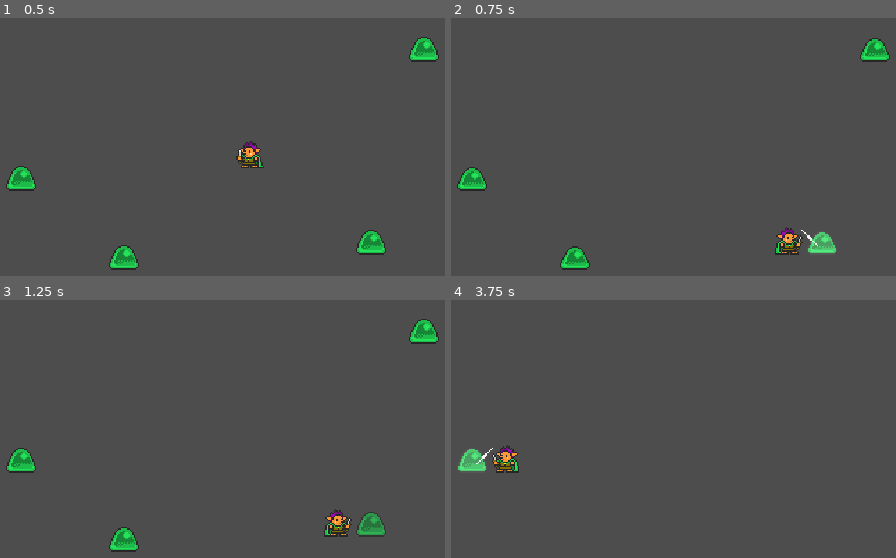
Above: before the commit, frames 1-4 (two rows, left to right).
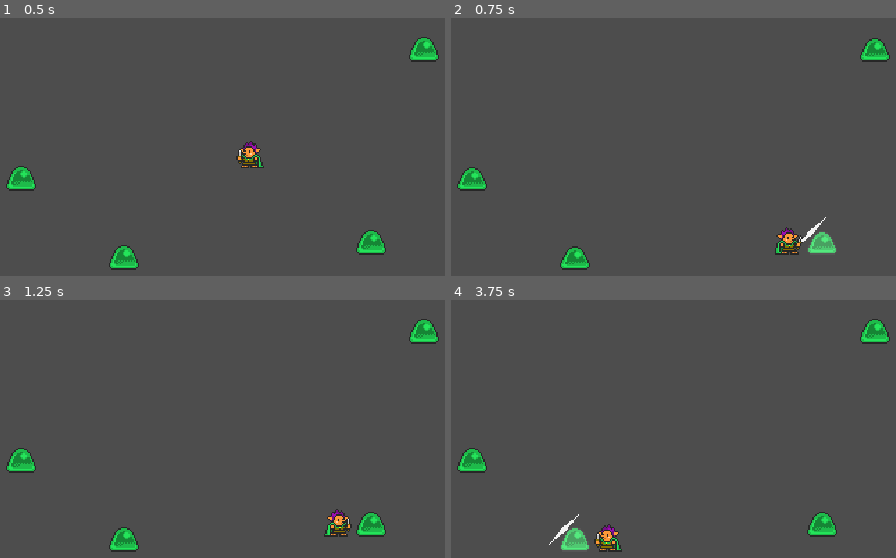
Above: after the commit, the same moments.

Repository: nuzcraft/beat-m-up
Game: Godot game, scene res://scenes/world/world.tscn
Two runs of this game, one before a commit and one after it. Both use one fixed random seed, a clock stepped at 60 frames per second and the inputs below.
Inputs:
- Up to frame 1 (0.5 s): no input
- Up to frame 2 (0.75 s): tap Enter at 0.5 s; hold Right (ui_right) from 0.53 s (still down)
- Up to frame 3 (1.25 s): keep holding Right (ui_right)
- Up to frame 4 (3.75 s): release Right (ui_right) at 1.28 s; hold Left (ui_left) 1.28-2.03 s; hold Right (ui_right) 2.03-3.53 s; hold Left (ui_left) from 3.53 s (still down)

Frame 1 is identical in both runs. In frame 2, 0.1% of the frame differs, in the area x 78-85%, y 77-89%; in frame 3, 0.5%; in frame 4, 2.9%, in the area x 1-99%, y 7-98%.

Commit message:
starting adding effects for attacks

Diff:
--- a/scenes/actor/actor.gd
+++ b/scenes/actor/actor.gd
@@ -5,14 +5,15 @@
 @onready var attackSprite: AnimatedSprite2D = $AttackSprite
 @onready var animationPlayer: AnimationPlayer = $AnimationPlayer
 
+@export var health: int
 var dead: bool = false
 
 func _ready():
 	pass
 
-# Called every frame. 'delta' is the elapsed time since the previous frame.
 func _process(delta):
-	pass
+	if dead:
+		die()
 
 func flip_h(b: bool):
 	characterSprite.flip_h = b
@@ -23,11 +24,14 @@
 		attackSprite.position.x *= -1
 
 func attack():
-	characterSprite.play("attack")
-	attackSprite.play("attack")
+#	characterSprite.play("attack")
+#	attackSprite.play("attack")
+	pass
 
 func take_damage():
-	dead = true
+	health -= 1
+	if health <= 0:
+		dead = true
 	animationPlayer.play("take_damage")
 
 func _on_attack_sprite_animation_finished():
@@ -35,8 +39,9 @@
 		characterSprite.play("idle")
 
 func _on_animation_player_animation_finished(anim_name):
-	if anim_name == "take_damage":
-		die()
+#	if anim_name == "take_damage":
+#		die()
+	pass
 
 func die():
 	var die_tween = get_tree().create_tween()
--- a/scenes/actor/actor.tscn
+++ b/scenes/actor/actor.tscn
@@ -112,6 +112,7 @@
 
 [node name="Actor" type="Node2D"]
 script = ExtResource("1_m1r0q")
+health = 3
 
 [node name="CharacterSprite" type="AnimatedSprite2D" parent="."]
 material = SubResource("ShaderMaterial_wweye")
@@ -121,6 +122,7 @@
 autoplay = "idle"
 
 [node name="AttackSprite" type="AnimatedSprite2D" parent="."]
+visible = false
 position = Vector2(-15, -12)
 sprite_frames = SubResource("SpriteFrames_mu7s2")
 animation = &"attack"
--- a/scenes/actor/enemy/enemy.gd
+++ b/scenes/actor/enemy/enemy.gd
@@ -1,2 +1,6 @@
 extends Actor
 class_name Enemy
+
+func die():
+	super()
+	remove_from_group("enemies")
--- /dev/null
+++ b/scenes/effect/effect.gd
@@ -0,0 +1,19 @@
+extends Node2D
+
+@onready var effect_sprite = $EffectSprite
+
+# Called when the node enters the scene tree for the first time.
+func _ready():
+	pass # Replace with function body.
+
+
+# Called every frame. 'delta' is the elapsed time since the previous frame.
+func _process(delta):
+	pass
+
+
+func _on_effect_sprite_animation_finished():
+	queue_free()
+
+func play(anim: String):
+	effect_sprite.play(anim)
--- /dev/null
+++ b/scenes/effect/effect.tscn
@@ -0,0 +1,80 @@
+[gd_scene load_steps=10 format=3 uid="uid://c5ib684ihuqie"]
+
+[ext_resource type="Script" path="res://scenes/effect/effect.gd" id="1_tfnch"]
+[ext_resource type="Texture2D" uid="uid://c2gurfx2rgivb" path="res://assets/sprites/oryx_16bit_fantasy_fx_trans.png" id="1_ubc35"]
+
+[sub_resource type="AtlasTexture" id="AtlasTexture_c1evc"]
+atlas = ExtResource("1_ubc35")
+region = Rect2(48, 24, 24, 24)
+
+[sub_resource type="AtlasTexture" id="AtlasTexture_thghb"]
+atlas = ExtResource("1_ubc35")
+region = Rect2(24, 24, 24, 24)
+
+[sub_resource type="AtlasTexture" id="AtlasTexture_13bbl"]
+atlas = ExtResource("1_ubc35")
+region = Rect2(48, 72, 24, 24)
+
+[sub_resource type="AtlasTexture" id="AtlasTexture_x4pyn"]
+atlas = ExtResource("1_ubc35")
+region = Rect2(24, 72, 24, 24)
+
+[sub_resource type="AtlasTexture" id="AtlasTexture_ct25a"]
+atlas = ExtResource("1_ubc35")
+region = Rect2(24, 480, 24, 24)
+
+[sub_resource type="AtlasTexture" id="AtlasTexture_xxskx"]
+atlas = ExtResource("1_ubc35")
+region = Rect2(48, 480, 24, 24)
+
+[sub_resource type="SpriteFrames" id="SpriteFrames_fa5mm"]
+animations = [{
+"frames": [{
+"duration": 1.0,
+"texture": SubResource("AtlasTexture_c1evc")
+}, {
+"duration": 1.0,
+"texture": SubResource("AtlasTexture_thghb")
+}],
+"loop": false,
+"name": &"attack_1",
+"speed": 10.0
+}, {
+"frames": [{
+"duration": 1.0,
+"texture": SubResource("AtlasTexture_13bbl")
+}, {
+"duration": 1.0,
+"texture": SubResource("AtlasTexture_x4pyn")
+}],
+"loop": false,
+"name": &"attack_2",
+"speed": 10.0
+}, {
+"frames": [{
+"duration": 1.0,
+"texture": SubResource("AtlasTexture_ct25a")
+}, {
+"duration": 1.0,
+"texture": SubResource("AtlasTexture_xxskx")
+}],
+"loop": false,
+"name": &"attack_3",
+"speed": 10.0
+}, {
+"frames": [],
+"loop": true,
+"name": &"default",
+"speed": 5.0
+}]
+
+[node name="Effect" type="Node2D"]
+script = ExtResource("1_tfnch")
+
+[node name="EffectSprite" type="AnimatedSprite2D" parent="."]
+sprite_frames = SubResource("SpriteFrames_fa5mm")
+animation = &"attack_3"
+frame = 1
+frame_progress = 1.0
+
+[connection signal="animation_finished" from="EffectSprite" to="." method="_on_effect_sprite_animation_finished"]
--- a/scenes/world/world.gd
+++ b/scenes/world/world.gd
@@ -1,6 +1,8 @@
 extends Node2D
 
 @onready var hero: Hero = $Hero
+
+var effect_scene = preload("res://scenes/effect/effect.tscn")
 
 # Called when the node enters the scene tree for the first time.
 func _ready():
@@ -25,8 +27,6 @@
 	var closest = null
 	for enemy in enemies:
 		var x_distance = enemy.global_position.x - hero.global_position.x
-		if enemy.dead:
-			continue
 		if direction == "right" and x_distance < 0:
 			continue
 		if direction == "left" and x_distance > 0:
@@ -40,14 +40,23 @@
 
 func move_hero_to_attack(target):
 	if target:
-		var distance: Vector2 = target.global_position - hero.global_position
-		var normalized: Vector2 = Vector2(distance.x, 0).normalized()
+		var difference: Vector2 = target.global_position - hero.global_position
+		var normalized: Vector2 = Vector2(difference.x, 0).normalized()
 		var new_position: Vector2 = Vector2(target.global_position.x + (24 * -normalized.x), target.global_position.y)
-#		hero.global_position = target.global_position
-#		hero.global_position.x += (24 * -normalized.x)
-		var move_hero_tween = get_tree().create_tween()
-		move_hero_tween.set_ease(Tween.EASE_IN_OUT)
-		move_hero_tween.tween_property(hero, "global_position", new_position, 0.1)
-		move_hero_tween.tween_callback(hero.attack)
-		move_hero_tween.tween_callback(target.take_damage)
+		if hero.global_position.distance_to(target.global_position) > 24:
+			var move_hero_tween = get_tree().create_tween()
+			move_hero_tween.set_ease(Tween.EASE_IN_OUT)
+			move_hero_tween.tween_property(hero, "global_position", new_position, 0.1)
+			move_hero_tween.tween_callback(attack.bind(hero, target))
+		else:
+			attack(hero, target)
+
+
+func attack(actor, target):
+	actor.attack()
+	target.take_damage()
+	var effect = effect_scene.instantiate()
+	add_child(effect)
+	effect.global_position = Vector2(target.global_position.x- 8, target.global_position.y - 16)
+	effect.play("attack_1")
 #
